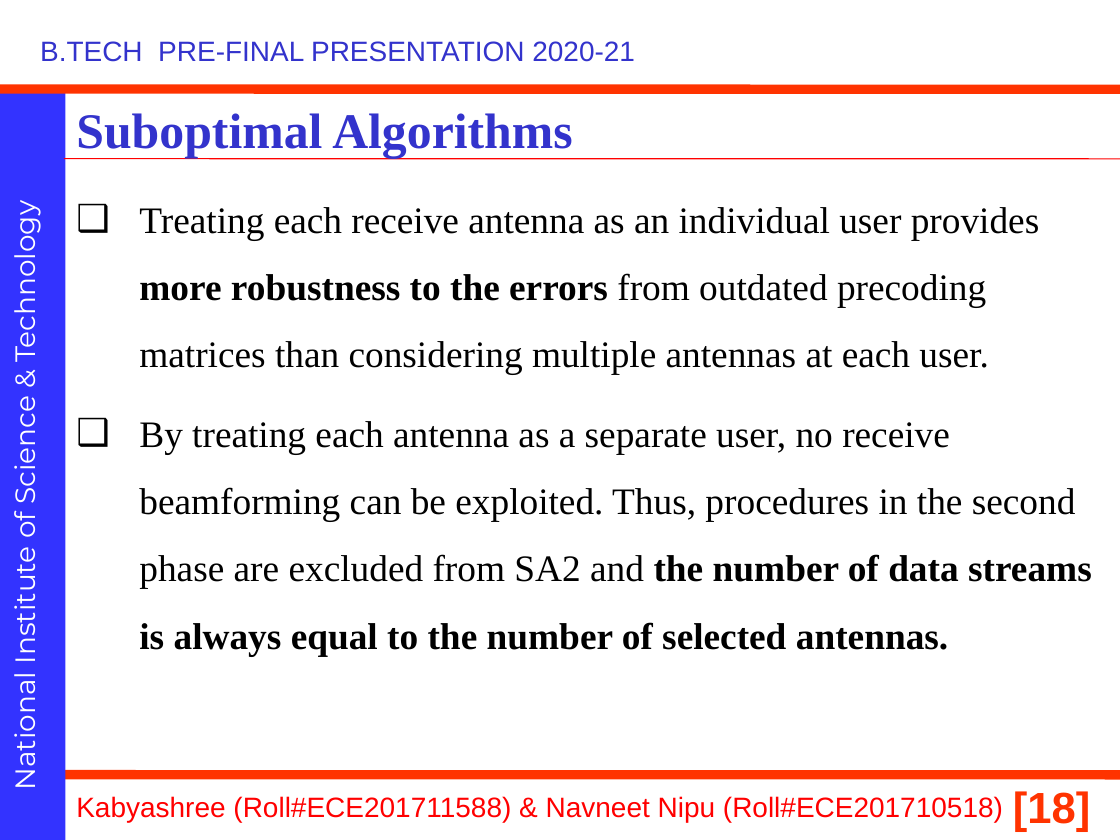
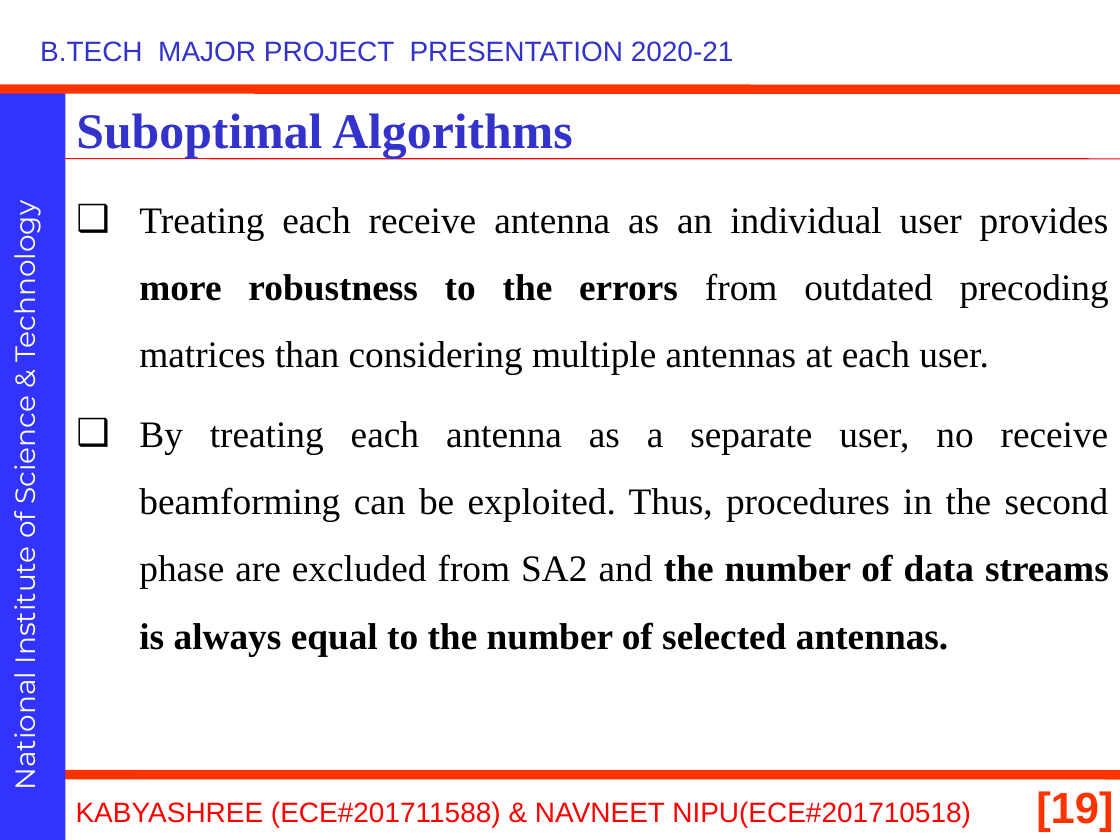
Before and after one commit to navneetnipu/btech_project, a slide deck: slide 19 of 21010.pptx (slide 18 before the commit). Drawn at 1120x840 pixels with LibreOffice and Linux fonts; fonts in the diff are those of the drawing; background and template pictures are left out. Boxes give left, top, right and bottom in pixels: in the first picture for what was removed or moved away, otherwise in the second. Text is boxed around its words. In the diff, an @@ line names an element or a change of style, - is before the commit and + after.

```diff
--- a/21010.pptx
+++ b/21010.pptx
@@ text at bbox=[40, 41, 734, 62]: text changed @@
-B.TECH PRE-FINAL PRESENTATION 2020-21
+B.TECH MAJOR PROJECT PRESENTATION 2020-21
@@ text "Treating each receive antenna as ..." at bbox=[139, 207, 1109, 656]: alignment left to justified @@
@@ text at bbox=[76, 801, 971, 827]: text changed @@
-Kabyashree (Roll#ECE201711588) & Navneet Nipu (Roll#ECE201710518)
+KABYASHREE (ECE#201711588) & NAVNEET NIPU(ECE#201710518)
@@ page number removed at bbox=[1013, 791, 1090, 832] @@
-[18]
@@ page number added at bbox=[1036, 791, 1113, 832], 28 pt, text #FF3300, bold @@
+[19]
```
Also in this commit, not shown: 26 other slides changed, 6 slides added, 1 slide removed.
